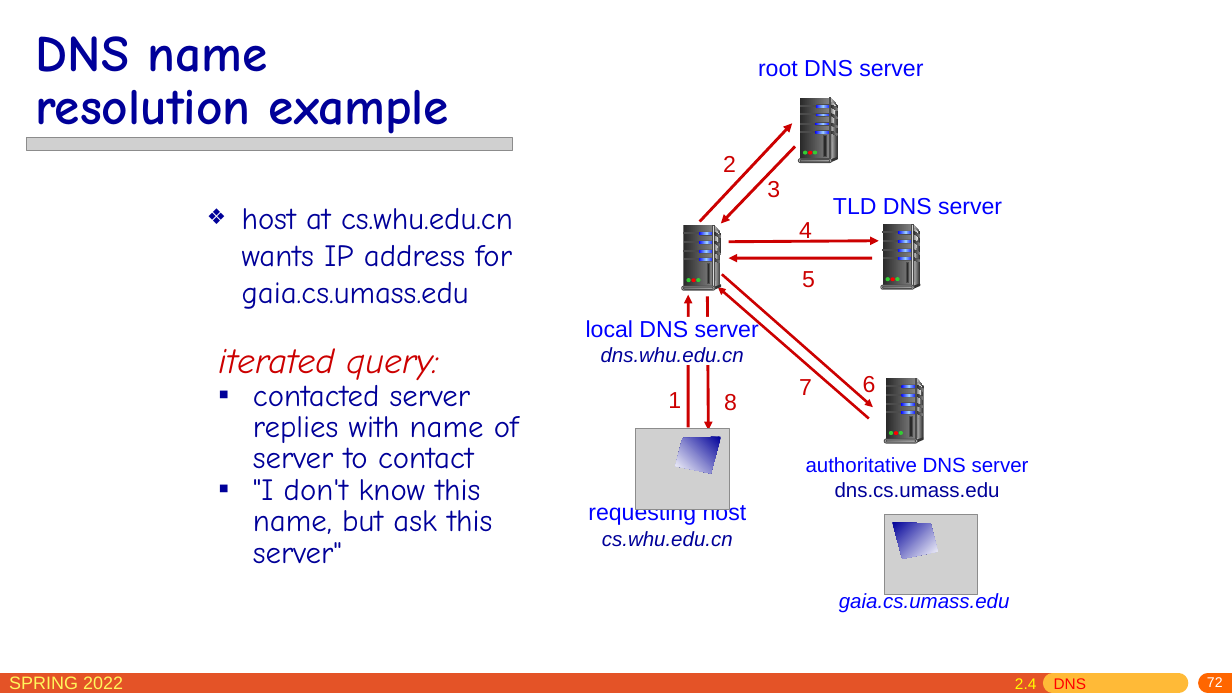
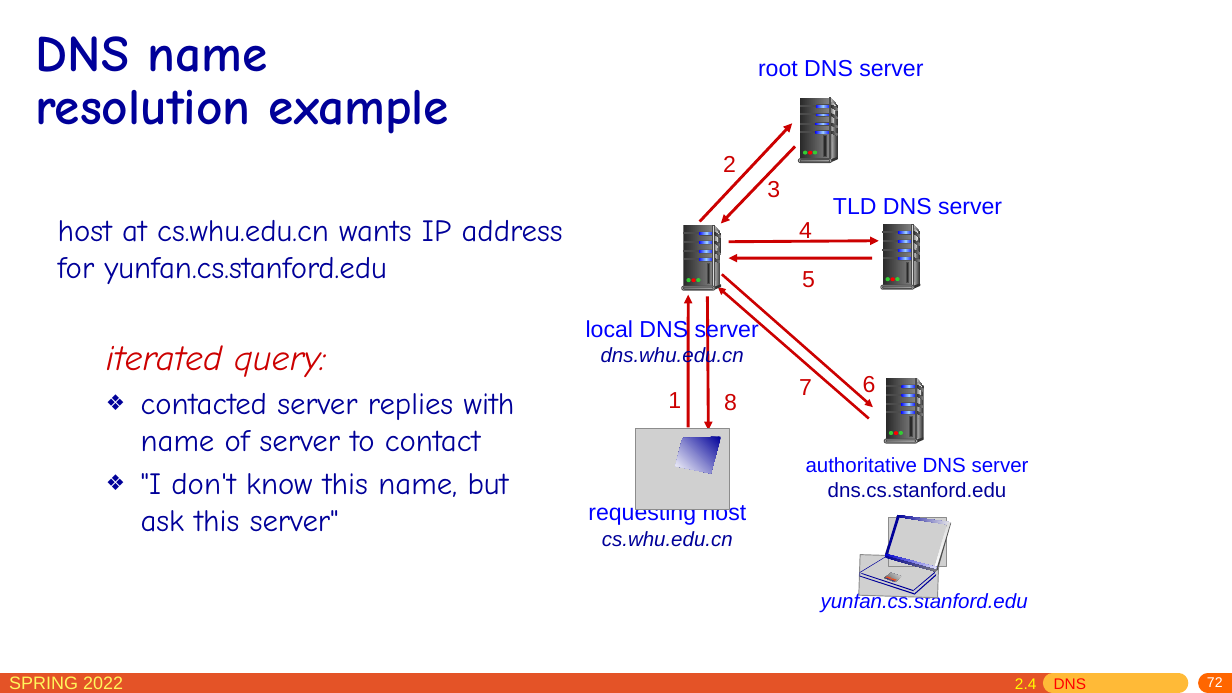
Before and after one commit to network-whu/slides, a slide deck: slide 72 of pptx/chapter2.pptx. Drawn at 1232x693 pixels with LibreOffice and Linux fonts; fonts in the diff are those of the drawing; grey boxes stand for pictures. Boxes give left, top, right and bottom in pixels: in the first picture for what was removed or moved away, otherwise in the second. Text is boxed around its words. In the diff, an @@ line names an element or a change of style, - is before the commit and + after.

```diff
--- a/pptx/chapter2.pptx
+++ b/pptx/chapter2.pptx
@@ picture removed at (27,138,513,150) @@
@@ text at (58,220,563,284): text changed @@
-❖ host at cs.whu.edu.cn wants IP address for gaia.cs.umass.edu
+host at cs.whu.edu.cn wants IP address for yunfan.cs.stanford.edu
@@ rectangle removed at (578,317,767,365) @@
@@ text "iterated query:": place and size @@
-text "iterated query:" at (218,348,519,564)
+text "iterated query:" at (106,345,515,532)
@@ text at (141,393,515,532): bullet ▪ to ❖; line spacing 0.85 to 1; more space between paragraphs @@
@@ text at (828,482,1007,498): text changed @@
-dns.cs.umass.edu
+dns.cs.stanford.edu
@@ picture removed at (884,515,978,595) @@
@@ freeform shape: place and size @@
-freeform shape at (893,522,938,559)
+freeform shape at (885,517,949,569)
@@ freeform shape at (885,517,949,569): fill gradient #000099 to #FFFFFF to #4C4C4C; outline none to #4C4C4C 0.75 pt @@
@@ text at (821,592,1028,612): text changed @@
-gaia.cs.umass.edu
+yunfan.cs.stanford.edu
@@ group added at (859,515,951,598): 18 freeform shapes, 2 pictures @@
```
Also in this commit, not shown: 61 other slides changed, 1 slide added, 1 other file.
